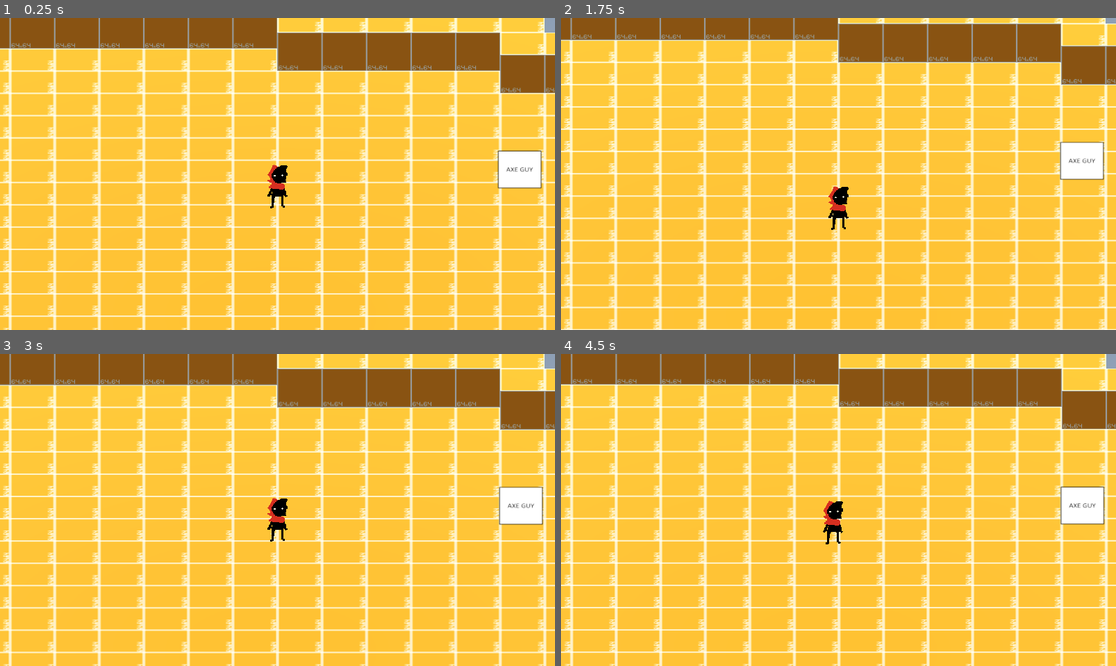
Above: before the commit, frames 1-4 (two rows, left to right).
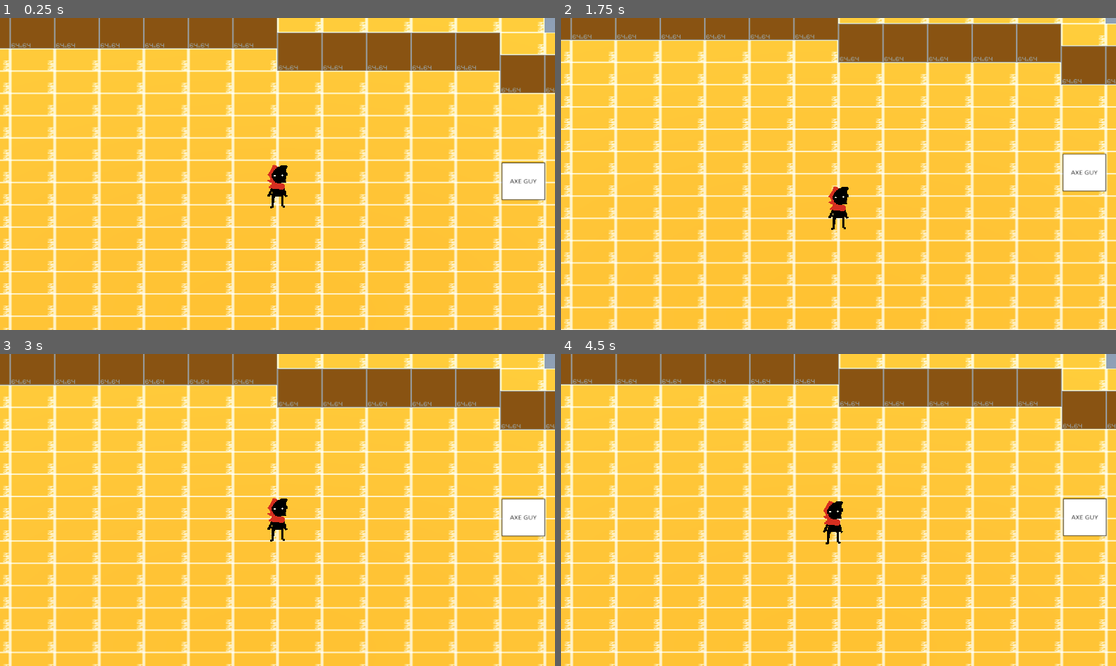
Above: after the commit, the same moments.

Repository: AlexRavelo/PrometheusGame
Game: Godot game, scene res://assets/scenes/test_scene_enemy.tscn
Same seed, same stepped clock (60 frames per second), same inputs: the game is played once before the commit and once after it. This scene is started directly instead of the project's main scene.
Inputs:
- Up to frame 1 (0.25 s): no input
- Up to frame 2 (1.75 s): tap Enter at 0.5 s; hold Right (Right) 0.53-1.28 s; tap Z (Attack) at 0.6 s; hold Down (Down) from 1.28 s (still down); tap R at 1.35 s
- Up to frame 3 (3 s): release Down (Down) at 2.03 s; hold Right (Right) 2.03-2.78 s; tap Z (Attack) at 2.1 s; hold Up (Up) from 2.78 s (still down); tap R at 2.85 s
- Up to frame 4 (4.5 s): release Up (Up) at 3.53 s; hold Left (Left) from 3.53 s (still down); tap Z (Attack) at 3.6 s; tap R at 4.35 s

The runs differ from the first frame. In frame 1, 0.9% of the frame differs, in the area x 89-99%, y 42-59%; in frame 2, 0.9%; in frame 3, 0.9%; in frame 4, 0.9%.

Commit message:
rebase + cleanup

Diff:
--- a/assets/scenes/objects/entities/axe_enemy.tscn
+++ b/assets/scenes/objects/entities/axe_enemy.tscn
@@ -35,11 +35,11 @@
 }
 
 [node name="AxeEnemy" type="CharacterBody3D" groups=["enemies"]]
-transform = Transform3D(1, 0, 0, 0, 1, 0, 0, 0, 1, 0, -0.458184, 0)
+transform = Transform3D(1, 0, 0, 0, 1, 0, 0, 0, 1, 0, -0.0147161, 0)
 script = ExtResource("1_dym2c")
 
 [node name="Sprite3D" type="Sprite3D" parent="."]
-transform = Transform3D(0.63, 0, 0, 0, 0.63, 0, 0, 0, 0.63, -0.0377417, 0.982255, 0)
+transform = Transform3D(0.63, 0, 0, 0, 0.63, 0, 0, 0, 0.63, -0.0377417, 0.510186, 0)
 texture = ExtResource("1_jy6lu")
 
 [node name="CollisionShape3D" type="CollisionShape3D" parent="."]
@@ -50,8 +50,7 @@
 avoidance_enabled = true
 
 [node name="DetectionBubble" type="Area3D" parent="."]
-transform = Transform3D(5, 0, 0, 0, 5, 0, 0, 0, 5, 0, 0.946158, 0)
-visible = false
+transform = Transform3D(5, 0, 0, 0, 5, 0, 0, 0, 5, 0, 0.050616, 0)
 collision_layer = 2
 collision_mask = 2
 
@@ -60,14 +59,14 @@
 shape = SubResource("SphereShape3D_igskt")
 
 [node name="AttackBubble" type="Area3D" parent="."]
-transform = Transform3D(5, 0, 0, 0, 5, 0, 0, 0, 5, 0, 0.946158, 0)
-visible = false
+transform = Transform3D(5, 0, 0, 0, 5, 0, 0, 0, 5, 0, 0.0645003, 0)
 collision_layer = 2
 collision_mask = 2
 
 [node name="Hitbox" type="Area3D" parent="AttackBubble"]
-transform = Transform3D(0.2, 0, 0, 0, 0.2, 0, 0, 0, 0.2, 0, 0.0042394, 0.133134)
+transform = Transform3D(0.2, 0, 0, 0, 0.2, 0, 0, 0, 0.2, 0, 0.0930994, 0.195614)
 collision_layer = 4
+monitoring = false
 
 [node name="CollisionShape3d" type="CollisionShape3D" parent="AttackBubble/Hitbox"]
 transform = Transform3D(1.745, 0, 0, 0, 1, 0, 0, 0, 0.355, 0, 0, -0.160185)
@@ -75,6 +74,7 @@
 
 [node name="CollisionShape3D" type="CollisionShape3D" parent="AttackBubble"]
 transform = Transform3D(0.8, 0, 0, 0, 0.8, 0, 0, 0, 0.8, 0, -0.008, 0)
+visible = false
 shape = SubResource("SphereShape3D_igskt")
 
 [node name="AnimationPlayer" type="AnimationPlayer" parent="."]
--- a/assets/scenes/test_scene.tscn
+++ b/assets/scenes/test_scene.tscn
@@ -16,7 +16,7 @@
 sky = SubResource("Sky_yss8v")
 tonemap_mode = 2
 
-[node name="Main" type="Node3D"]
+[node name="Main2" type="Node3D"]
 
 [node name="WorldEnvironment" type="WorldEnvironment" parent="."]
 environment = SubResource("Environment_t24vq")
--- a/assets/scenes/test_scene_enemy.tscn
+++ b/assets/scenes/test_scene_enemy.tscn
@@ -54,4 +54,4 @@
 Camera_Target = NodePath("../Player")
 
 [node name="AxeEnemy" parent="." instance=ExtResource("5_o2q0s")]
-transform = Transform3D(1, 0, 0, 0, 1, 0, 0, 0, 1, 5.54333, 0.67474, 0.0117173)
+transform = Transform3D(1, 0, 0, 0, 1, 0, 0, 0, 1, 5.54333, 1.12021, 0.0117173)
Not shown: 2 places in assets/meshes/devmesh.tres that only renumber resources
